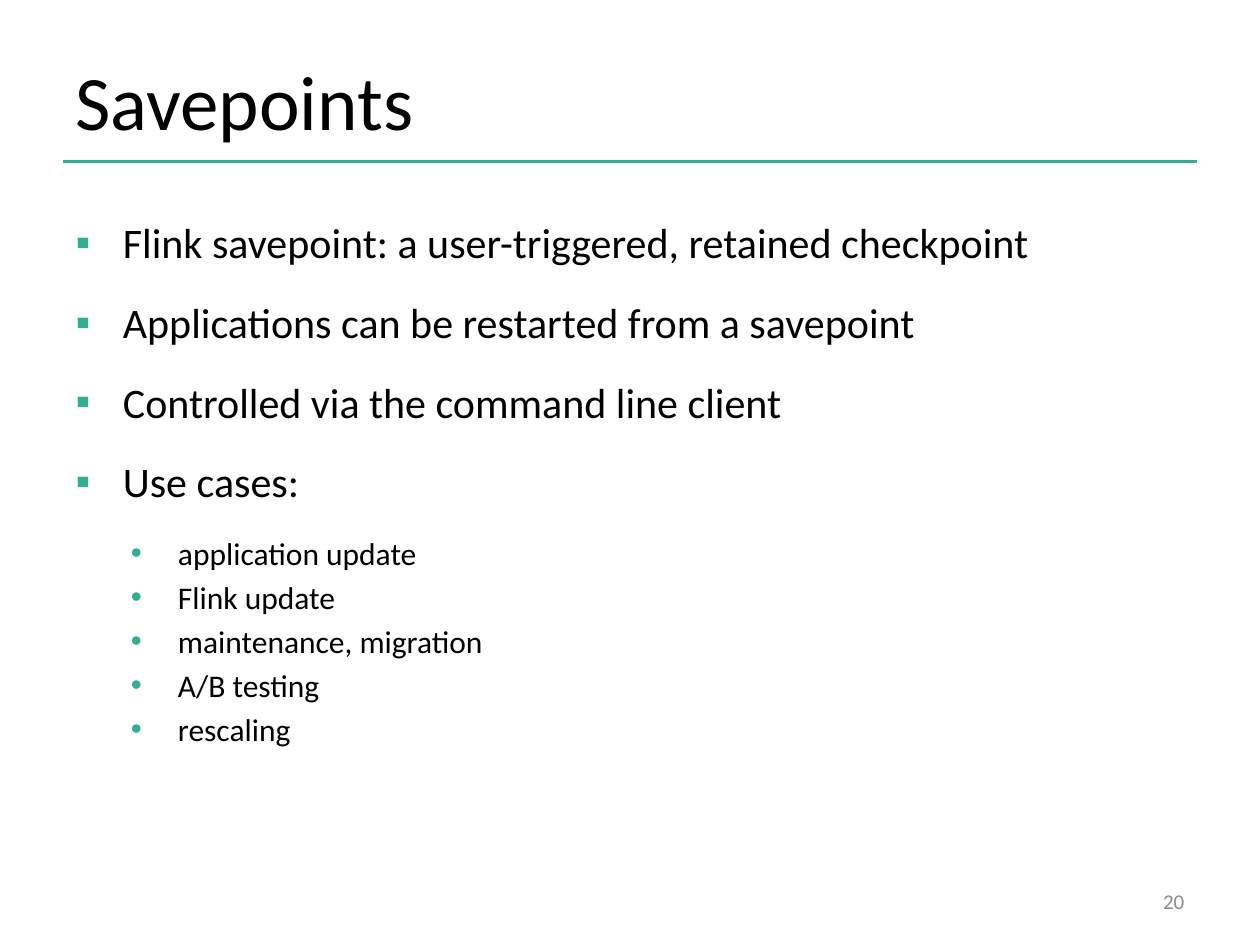
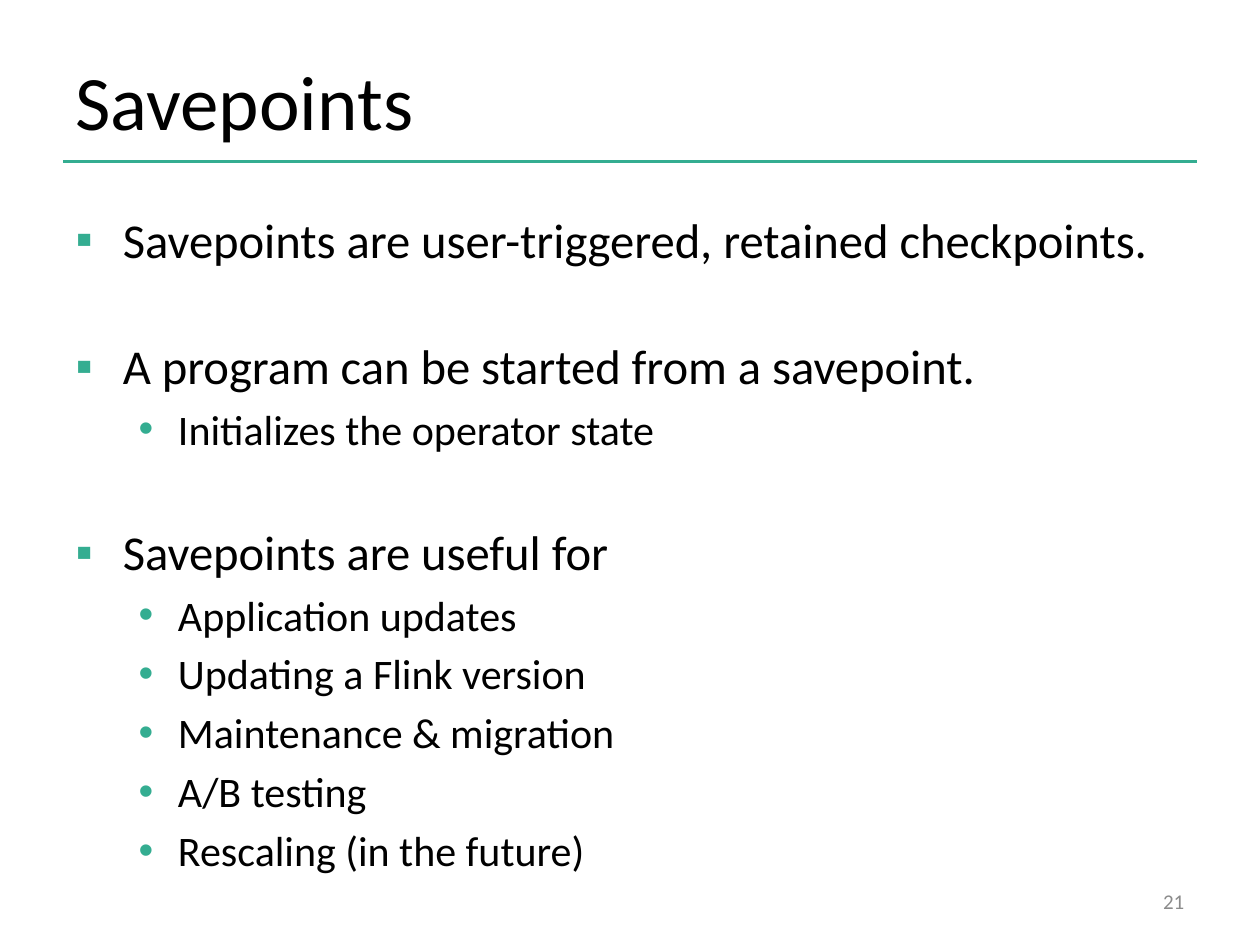
Before and after one commit to dataArtisans/flink-training-web, a slide deck: slide 21 of slides/flink_stream_statefulOps.pptx (slide 20 before the commit). Drawn at 1260x945 pixels with LibreOffice and Linux fonts; fonts in the diff are those of the drawing; background and template pictures are left out. Boxes give left, top, right and bottom in pixels: in the first picture for what was removed or moved away, otherwise in the second. Text is boxed around its words. In the diff, an @@ line names an element or a change of style, - is before the commit and + after.

```diff
--- a/slides/flink_stream_statefulOps.pptx
+++ b/slides/flink_stream_statefulOps.pptx
@@ text at (123, 224, 1148, 756): text changed; size 24 to 27.8 pt @@
-▪ Flink savepoint: a user-triggered, retained checkpoint
-▪ Applications can be restarted from a savepoint
-▪ Controlled via the command line client
-▪ Use cases:
-  • application update
-  • Flink update
-  • maintenance, migration
+▪ Savepoints are user-triggered, retained checkpoints.
+▪ A program can be started from a savepoint.
+  • Initializes the operator state
+▪ Savepoints are useful for
+  • Application updates
+  • Updating a Flink version
+  • Maintenance & migration
@@ text at (178, 777, 367, 815): size 18 to 24.1 pt in "A/B testing"; indent changed; more space between paragraphs @@
@@ text at (178, 835, 585, 874): text changed; size 18 to 24.1 pt @@
-  • rescaling
+  • Rescaling (in the future)
@@ page number at (1163, 895, 1184, 909): text changed @@
-20
+21
```
Also in this commit, not shown: 14 other slides changed, 1 slide added, 2 slides removed, 4 other files.
